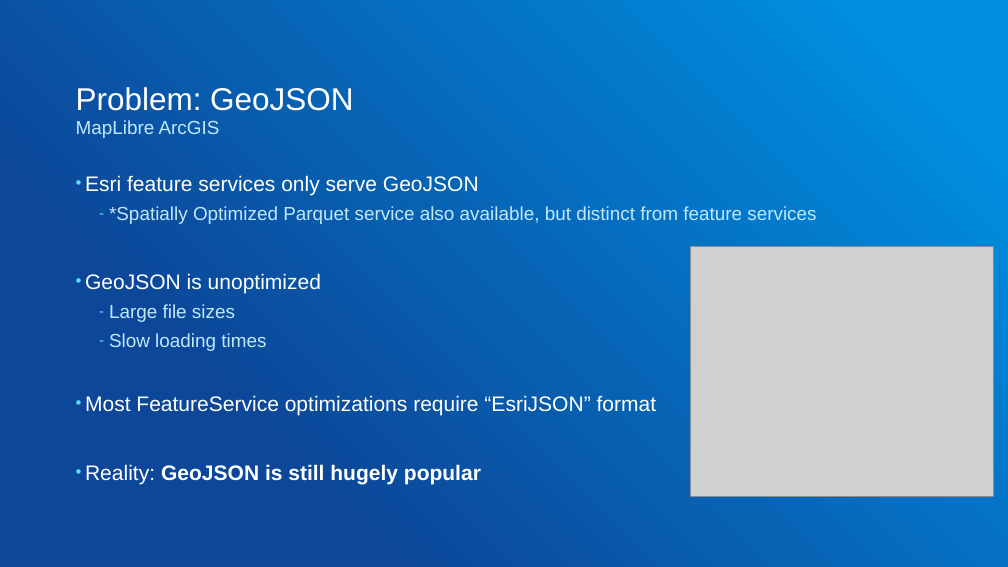
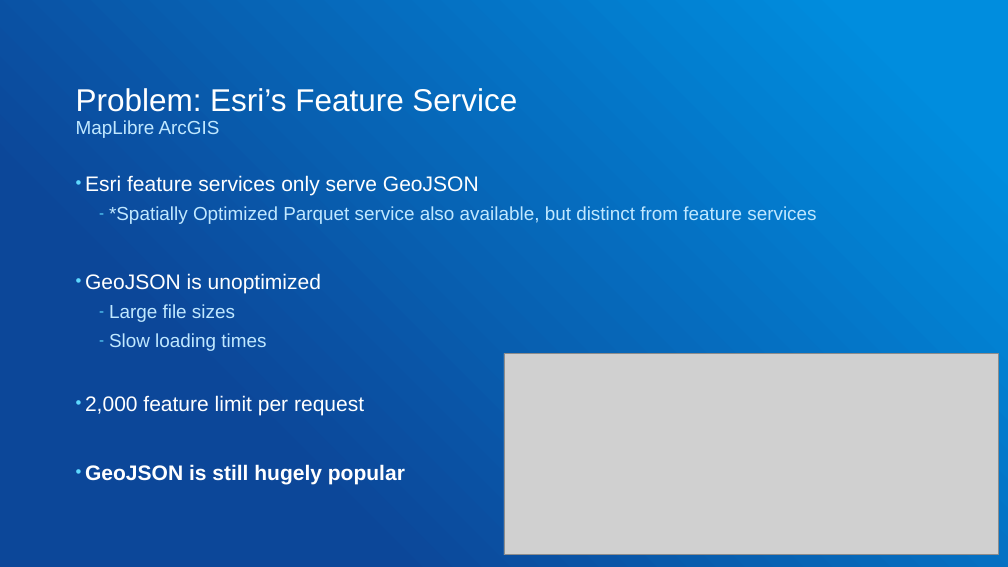
Before and after one commit to gowin20/foss4g-2026-maplibregl-data-visualization, a slide deck: slide 21 of foss4g-optimized-maplibre-queries.pptx. Drawn at 1008x567 pixels with LibreOffice and Linux fonts; fonts in the diff are those of the drawing; grey boxes stand for pictures. Boxes give left, top, right and bottom in pixels: in the first picture for what was removed or moved away, otherwise in the second. Text is boxed around its words. In the diff, an @@ line names an element or a change of style, - is before the commit and + after.

```diff
--- a/foss4g-optimized-maplibre-queries.pptx
+++ b/foss4g-optimized-maplibre-queries.pptx
@@ title at bbox=[76, 88, 517, 112]: text changed @@
-Problem: GeoJSON
+Problem: Esri’s Feature Service
@@ picture removed at bbox=[691, 247, 994, 497] @@
@@ picture added at bbox=[504, 353, 999, 555] @@
@@ text at bbox=[85, 395, 405, 484]: text changed @@
-• Most FeatureService optimizations require “EsriJSON” format
-• Reality: GeoJSON is still hugely popular
+• 2,000 feature limit per request
+• GeoJSON is still hugely popular
```
Also in this commit, not shown: 7 other slides changed, 2 slides added, 1 slide removed, 1 other file.
